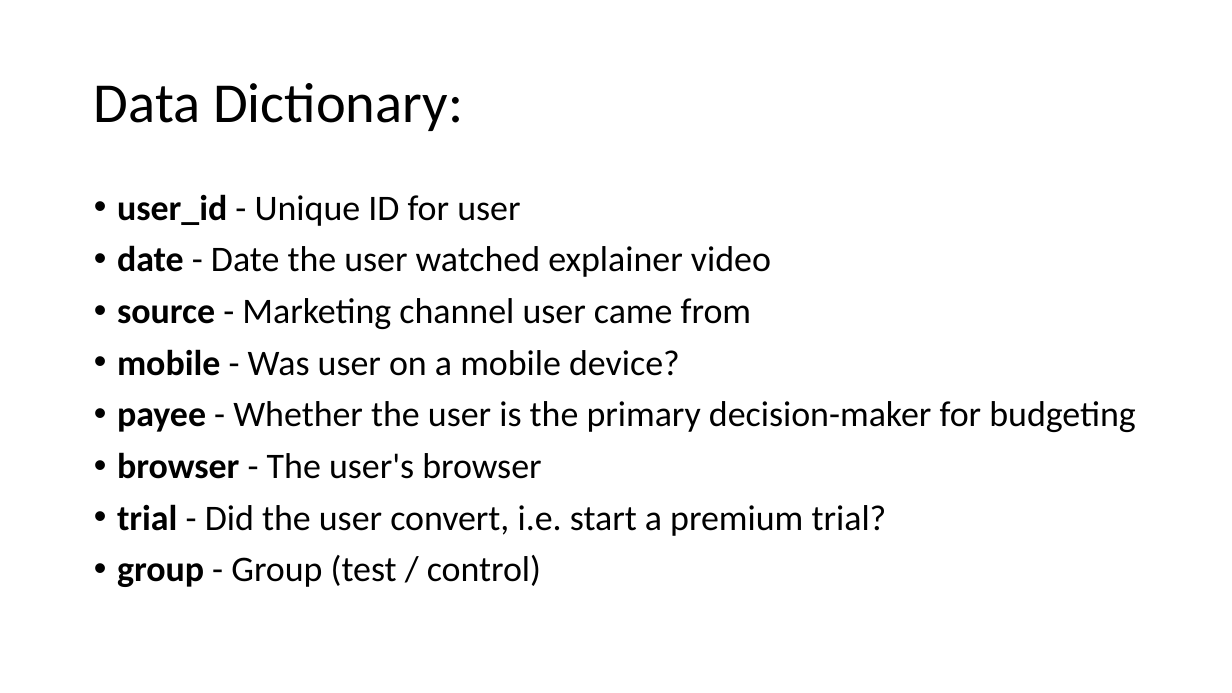
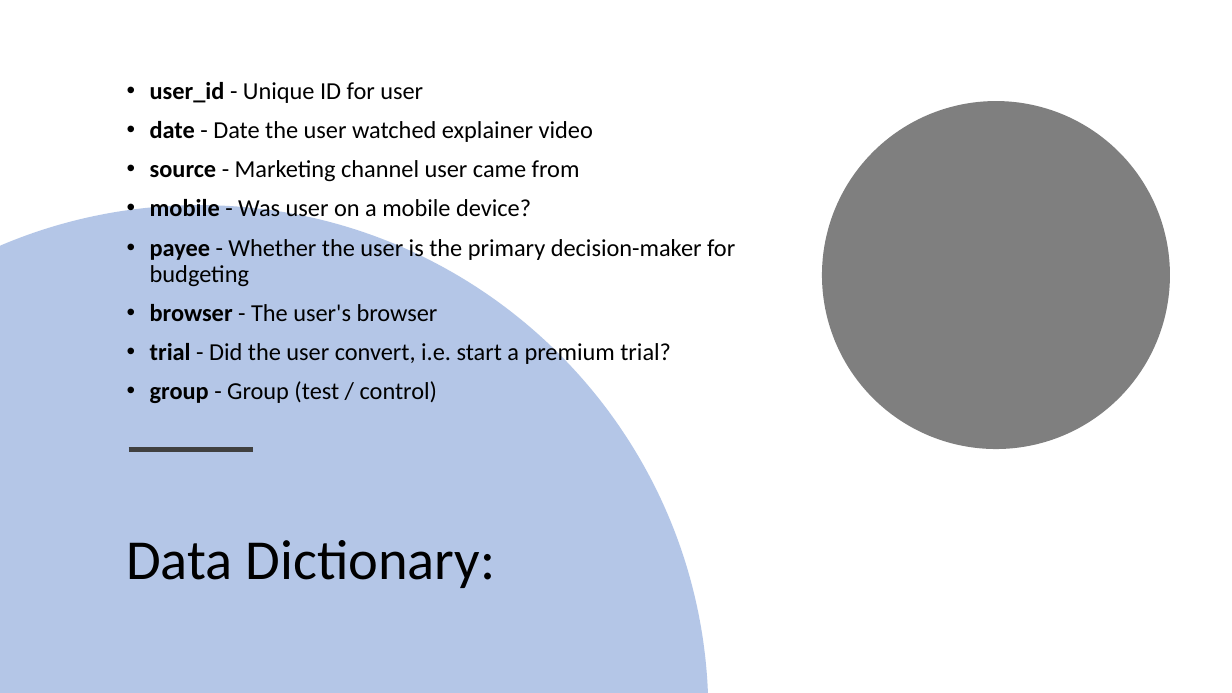
Before and after one commit to SyedNadir/freemium-ab-testing, a slide deck: slide 9 of documents/presentation/Final Presentation.pptx. Drawn at 1232x693 pixels with LibreOffice and Linux fonts; fonts in the diff are those of the drawing. Boxes give left, top, right and bottom in pixels: in the first picture for what was removed or moved away, otherwise in the second. Text is boxed around its words. In the diff, an @@ line names an element or a change of style, - is before the commit and + after.

```diff
--- a/documents/presentation/Final Presentation.pptx
+++ b/documents/presentation/Final Presentation.pptx
@@ text "user_id - Unique ID for ...": place and size @@
-text "user_id - Unique ID for ..." at box(117, 194, 1136, 587)
+text "user_id - Unique ID for ..." at box(150, 82, 735, 403)
@@ text "user_id - Unique ID for ..." at box(150, 82, 735, 403): size 28 to 19 pt; vertical alignment top to middle @@
@@ ellipse added at box(823, 101, 1171, 449), fill #000000 at 50% opacity @@
@@ freeform shape added at box(0, 205, 708, 693), fill #4472C4 at 40% opacity @@
@@ line added from (128, 450) to (253, 450), #404040 4 pt @@
@@ title "Data Dictionary:": place and size @@
-title "Data Dictionary:" at box(94, 83, 463, 131)
+title "Data Dictionary:" at box(126, 540, 496, 588)
```
Also in this commit, not shown: 19 other slides changed, 1 slide added.
